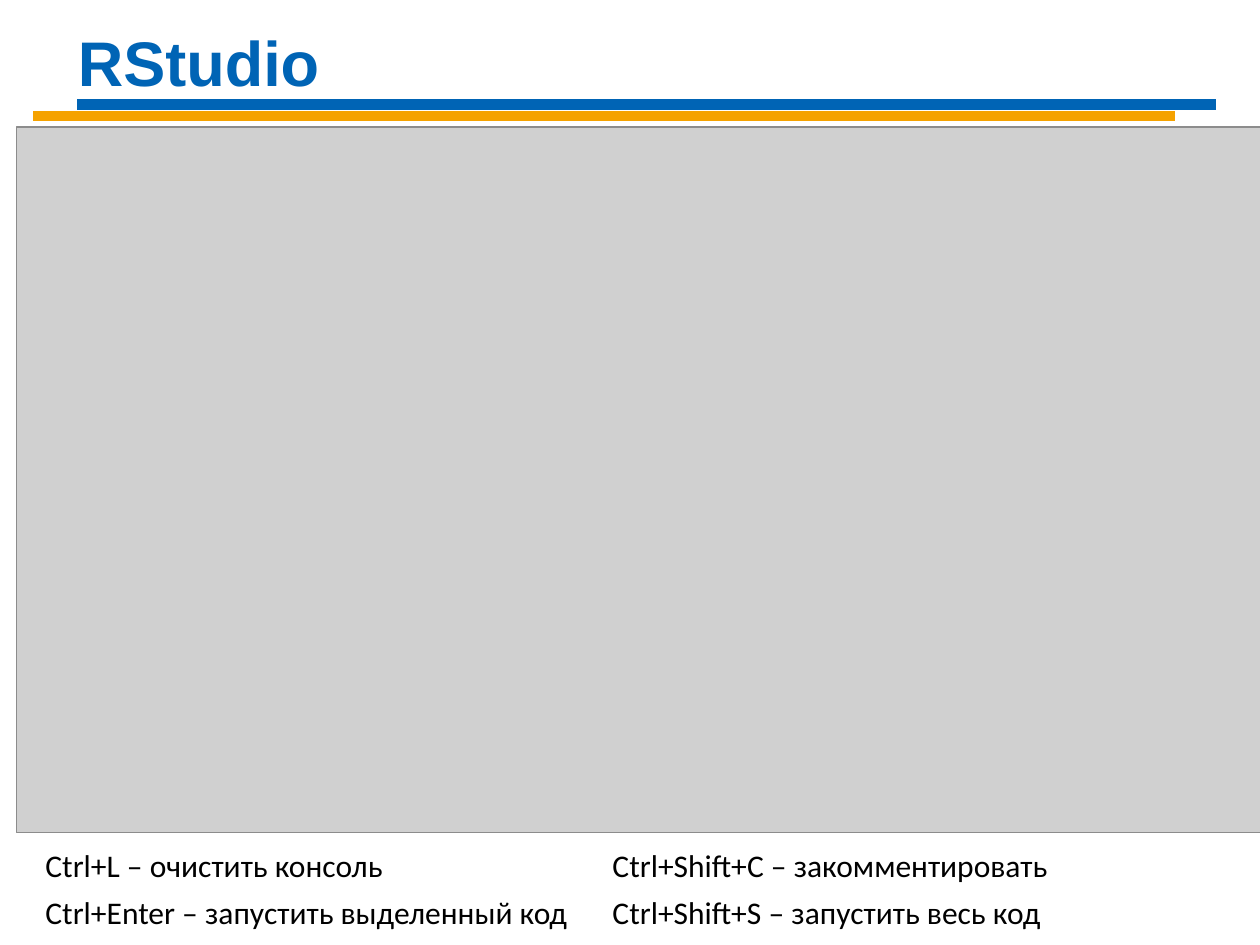
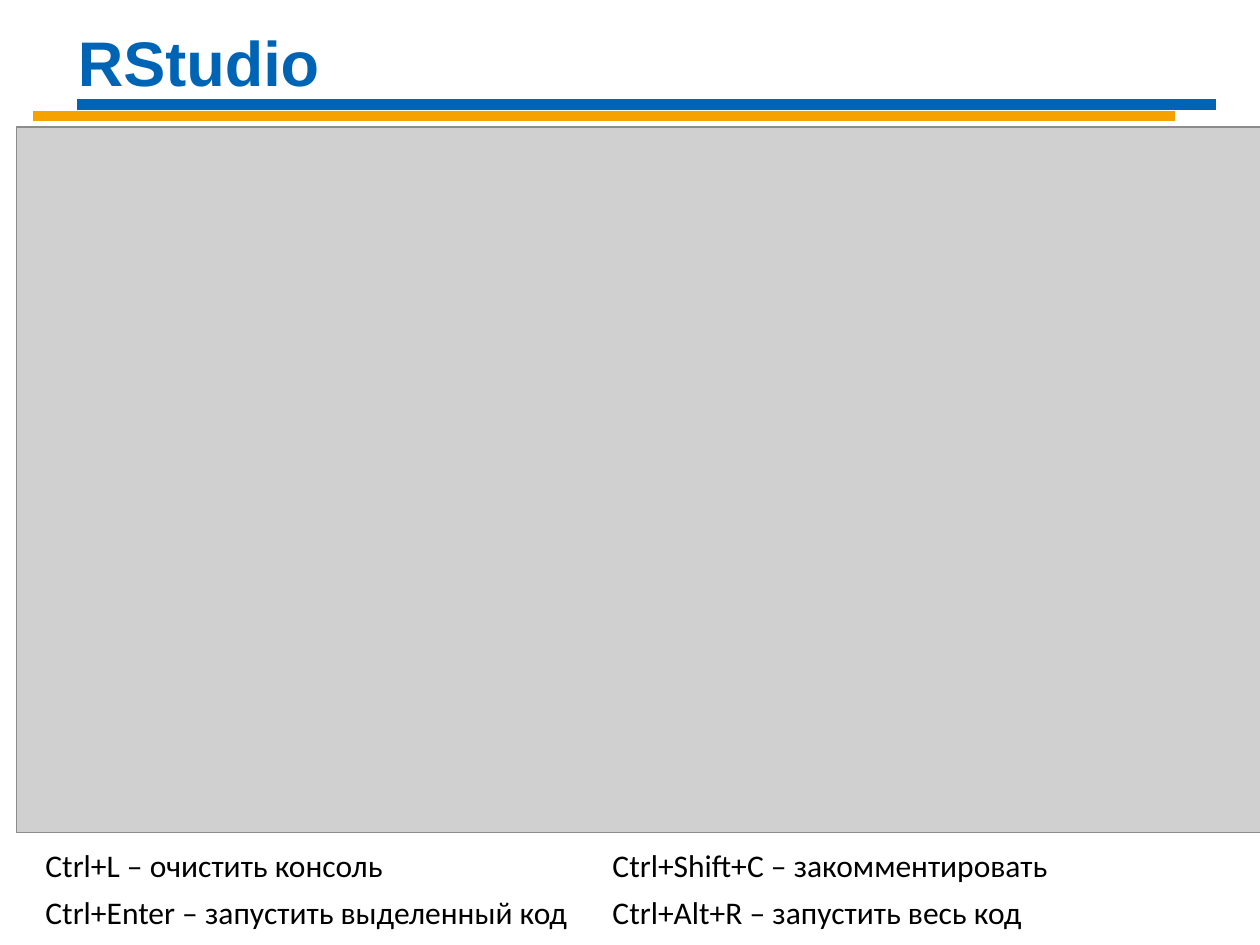
Before and after one commit to Demolis/Infopulse, a slide deck: slide 6 of Sat_Data_Science/DS-Day-01 R.pptx. Drawn at 1260x945 pixels with LibreOffice and Linux fonts; fonts in the diff are those of the drawing; grey boxes stand for pictures. Boxes give left, top, right and bottom in pixels: in the first picture for what was removed or moved away, otherwise in the second. Text is boxed around its words. In the diff, an @@ line names an element or a change of style, - is before the commit and + after.

```diff
--- a/Sat_Data_Science/DS-Day-01 R.pptx
+++ b/Sat_Data_Science/DS-Day-01 R.pptx
@@ text at box(45, 855, 1021, 930): text changed @@
-Ctrl+Enter – запустить выделенный код Сtrl+Shift+S – запустить весь код
+Ctrl+Enter – запустить выделенный код Сtrl+Alt+R – запустить весь код
```
Also in this commit, not shown: 1 other file.
